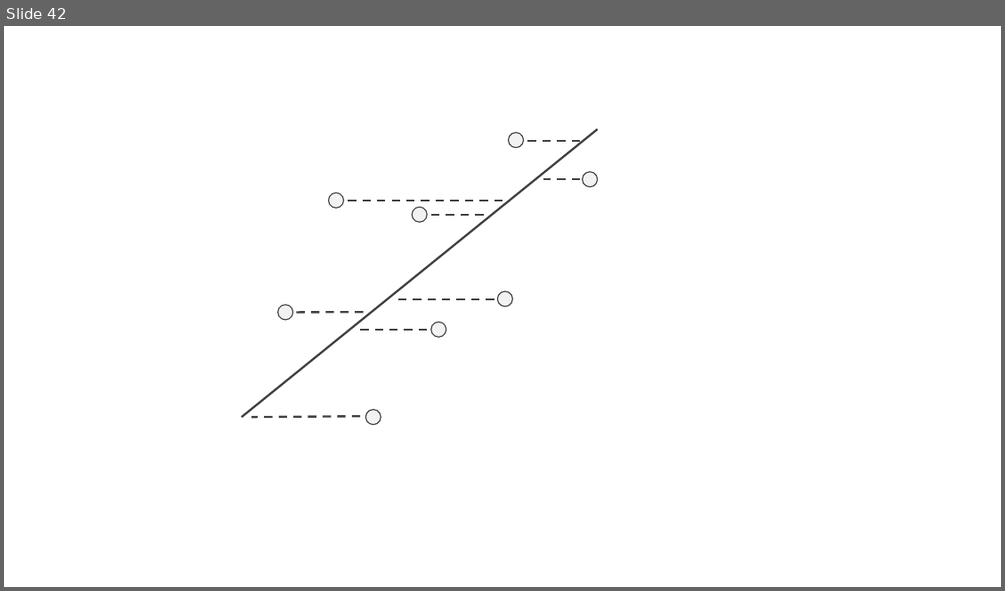
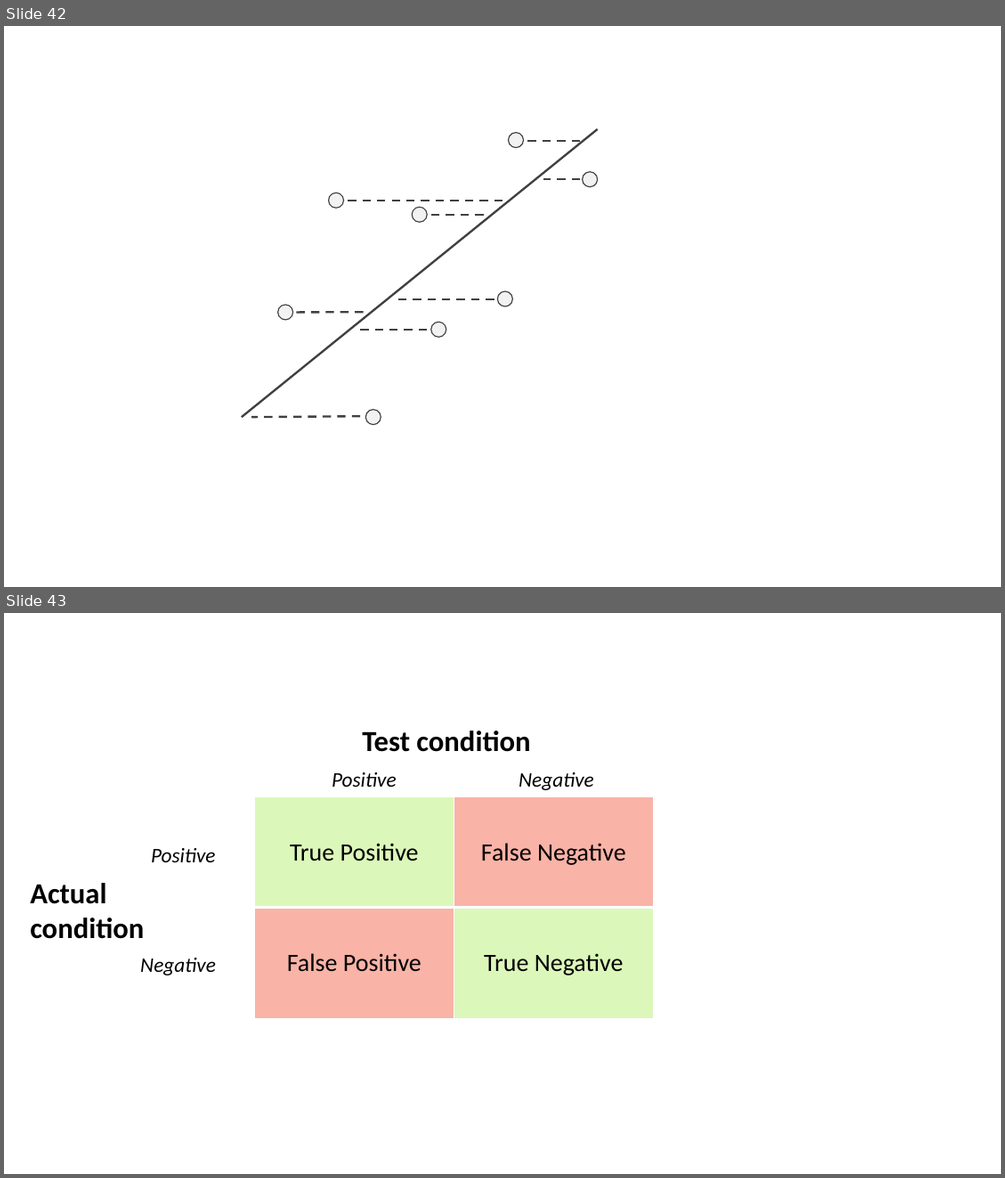
Before and after one commit to Multiscale-Biological-Modeling-Course/Multiscale-Biological-Modeling-Course.github.io, a slide deck: figures/MMBS Figures.pptx. Shown one above the other, each under a label of ours: slide 42 before the commit, slides 42 and 43 after it. The pictures are 1005x591 and 1005x1178 pixels, drawn with LibreOffice and Linux fonts; fonts in the diff are those of the drawing. Boxes give left, top, right and bottom in pixels: in the first picture for what was removed or moved away, otherwise in the second. Text is boxed around its words. In the diff, an @@ line names an element or a change of style, - is before the commit and + after.

```diff
--- a/figures/MMBS Figures.pptx
+++ b/figures/MMBS Figures.pptx
@@ slide 43 added at [4, 613, 1001, 1174], background #FFFFFF @@
@@ text added at [362, 730, 530, 752], 28 pt, text #000000, bold @@
+Test condition
@@ text added at [332, 772, 396, 787], 20 pt, text #000000, italic @@
+Positive
@@ text added at [518, 772, 594, 790], 20 pt, text #000000, italic @@
+Negative
@@ table added at [254, 797, 654, 1018], 2 rows, 2 columns @@
+True Positive | False Negative
+False Positive | True Negative
@@ text added at [151, 848, 216, 862], 20 pt, text #000000, italic @@
+Positive
@@ text added at [30, 883, 144, 939], 28 pt, text #000000, bold @@
+Actual
+condition
@@ text added at [140, 957, 216, 975], 20 pt, text #000000, italic @@
+Negative
```
Also in this commit, not shown: 1 other slide added, 1 other file.
